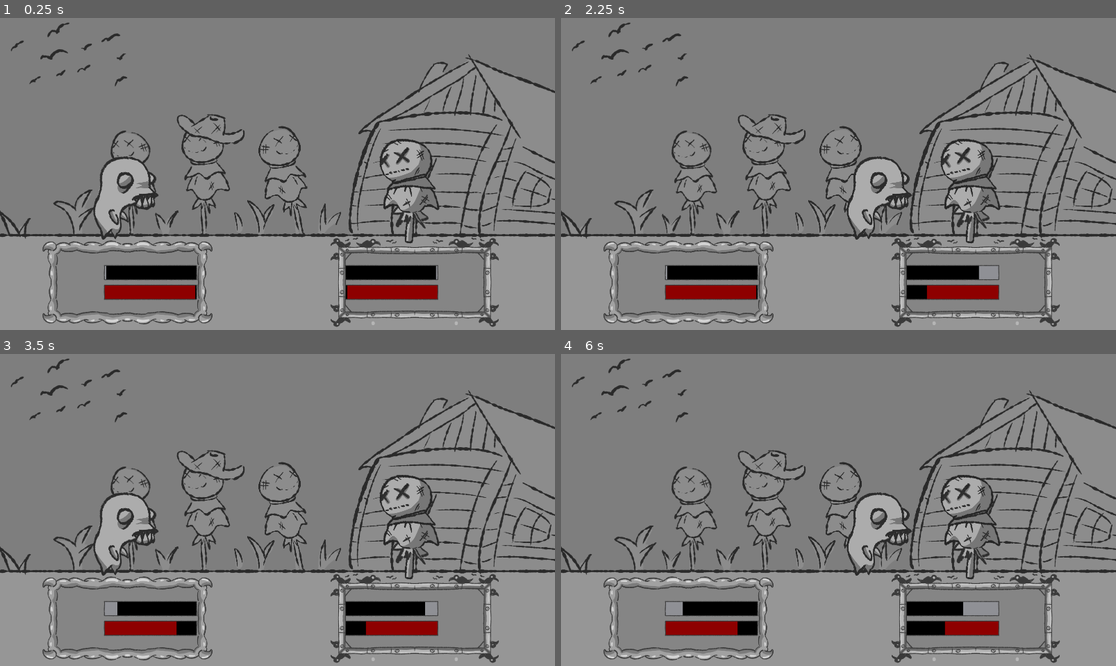
Above: before the commit, frames 1-4 (two rows, left to right).
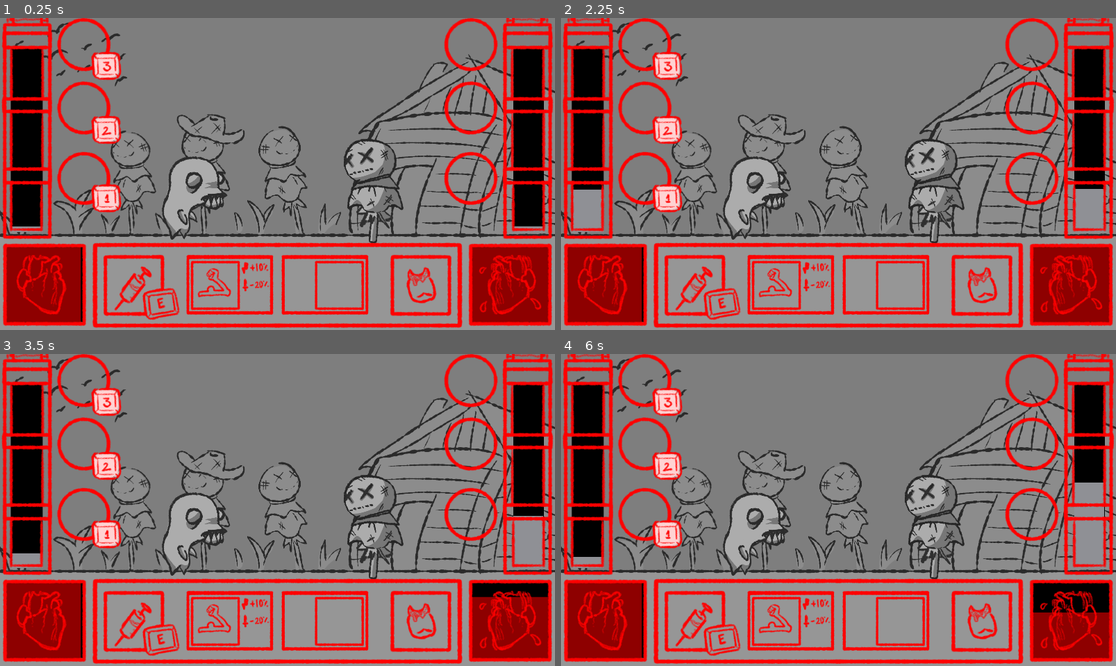
Above: after the commit, the same moments.

Repository: kolbasausage/HOMUNCULUS-FIGHT
Game: Godot game, scene res://Fight scene.tscn
Two runs of this game, one before a commit and one after it. Both use one fixed random seed, a clock stepped at 60 frames per second and the inputs below.
Inputs:
- Up to frame 1 (0.25 s): no input
- Up to frame 2 (2.25 s): tap Enter at 0.5 s; hold Right (ui_right) 0.53-1.28 s; tap 1 (Ability_1, bound only after the commit) at 0.6 s; tap 2 (Ability_2, bound only after the commit) at 0.8, 1.35 s; hold Left (ui_left) 1.28-2.03 s; tap 3 (Ability_3, bound only after the commit) at 1.55, 2.1 s; hold Right (ui_right) from 2.03 s (still down)
- Up to frame 3 (3.5 s): tap 1 (Ability_1, bound only after the commit) at 2.3, 2.85 s; release Right (ui_right) at 2.78 s; hold Up (ui_up) from 2.78 s (still down); tap 2 (Ability_2, bound only after the commit) at 3.05 s
- Up to frame 4 (6 s): release Up (ui_up) at 3.53 s; hold Left (ui_left) 3.53-5.78 s; tap 2 (Ability_2, bound only after the commit) at 3.6, 5.3, 5.85 s; tap 3 (Ability_3, bound only after the commit) at 3.8, 4.35 s; tap 1 (Ability_1, bound only after the commit) at 4.55, 5.1 s; tap Space at 5 s; tap Enter at 5.75 s; hold Right (ui_right) from 5.78 s (still down)

The runs differ from the first frame. In frame 1, 38% of the frame differs, in the area x 0-100%, y 0-100%; in frame 2, 37%; in frame 3, 37%; in frame 4, 37%.

Commit message:
added new scripts and assets

Diff:
--- a/Fight scene.tscn
+++ b/Fight scene.tscn
@@ -1,5 +1,6 @@
 [gd_scene format=3 uid="uid://ctpp224yw2jvk"]
 
+[ext_resource type="Script" uid="uid://b1e4iwnakey5u" path="res://fight_scene.gd" id="1_63e0v"]
 [ext_resource type="Texture2D" uid="uid://bg180lmsfc57w" path="res://lighter-solid-grey-background-lg6bup60ibh9mpel.jpg" id="1_trxqc"]
 [ext_resource type="Texture2D" uid="uid://dc7m388bj45xj" path="res://Background test FARM.png" id="2_qdl6u"]
 [ext_resource type="Texture2D" uid="uid://bj14mbn3nuifn" path="res://random dude.png" id="3_yudn3"]
@@ -12,6 +13,7 @@
 [ext_resource type="Script" uid="uid://baymd8y8r4jp3" path="res://enemy_hp_bar.gd" id="9_qdl6u"]
 [ext_resource type="Texture2D" uid="uid://cjn5v85wjenqv" path="res://panel 1.png" id="11_wu0ve"]
 [ext_resource type="Texture2D" uid="uid://berlula641y3b" path="res://panel scarecrow.png" id="12_6soco"]
+[ext_resource type="Texture2D" uid="uid://2553ym8va2jj" path="res://overlay.png" id="13_b7lpp"]
 
 [sub_resource type="RectangleShape2D" id="RectangleShape2D_7sl15"]
 size = Vector2(1155.5, 166)
@@ -32,6 +34,7 @@
 
 [node name="Node2D" type="Node2D" unique_id=382972580]
 scale = Vector2(1.664222, 1.664222)
+script = ExtResource("1_63e0v")
 
 [node name="Greybox" type="Sprite2D" parent="." unique_id=1737828216]
 position = Vector2(577, 565)
@@ -51,11 +54,11 @@
 texture = ExtResource("2_qdl6u")
 
 [node name="Player" type="Sprite2D" parent="." unique_id=175160999 node_paths=PackedStringArray("enemy_hp_bar")]
-position = Vector2(262, 373.00003)
+position = Vector2(404.99408, 373.00003)
 scale = Vector2(0.37103176, 0.3773809)
 texture = ExtResource("3_yudn3")
 script = ExtResource("4_unus2")
-enemy_hp_bar = NodePath("../EnemyEnergyBar/EnemyHPBar")
+enemy_hp_bar = NodePath("../EnemyHPBar")
 
 [node name="CharacterBody2D" type="CharacterBody2D" parent="Player" unique_id=175865194]
 position = Vector2(1840.8127, -2.6499023)
@@ -67,11 +70,11 @@
 shape = SubResource("RectangleShape2D_81wyk")
 
 [node name="Enemy" type="Sprite2D" parent="." unique_id=1807806464 node_paths=PackedStringArray("player_hp_bar")]
-position = Vector2(845.00006, 359.92798)
+position = Vector2(770.3299, 359.92798)
 scale = Vector2(0.48, 0.47908443)
 texture = ExtResource("6_wu0ve")
 script = ExtResource("7_x1xbu")
-player_hp_bar = NodePath("../PlayerEnergyBar/PlayerHPBar")
+player_hp_bar = NodePath("../PlayerHPBar")
 
 [node name="CharacterBody2D2" type="CharacterBody2D" parent="Enemy" unique_id=396969706]
 position = Vector2(0.00024414063, 0)
@@ -84,21 +87,25 @@
 shape = SubResource("RectangleShape2D_yudn3")
 
 [node name="PlayerEnergyBar" type="TextureProgressBar" parent="." unique_id=1277075371]
-offset_left = 215.00002
-offset_top = 513.0
-offset_right = 1273.0
-offset_bottom = 1153.0
-scale = Vector2(0.18574072, 0.05365717)
+offset_left = 88.93044
+offset_top = 60.689026
+offset_right = 1146.9304
+offset_bottom = 700.689
+rotation = -3.1415927
+scale = Vector2(0.063161515, -0.600292)
+fill_mode = 3
 texture_under = SubResource("GradientTexture2D_x1xbu")
 texture_progress = ExtResource("1_trxqc")
 script = ExtResource("6_unus2")
 metadata/_edit_use_anchors_ = true
 
-[node name="PlayerHPBar" type="TextureProgressBar" parent="PlayerEnergyBar" unique_id=1988750124]
-layout_mode = 0
-offset_top = 764.1109
-offset_right = 1058.0
-offset_bottom = 1404.1108
+[node name="PlayerHPBar" type="TextureProgressBar" parent="." unique_id=1988750124]
+offset_left = 12.618508
+offset_top = 473.4945
+offset_right = 1070.6185
+offset_bottom = 1113.4946
+scale = Vector2(0.15134162, 0.25267112)
+fill_mode = 3
 texture_under = SubResource("GradientTexture2D_x1xbu")
 texture_progress = ExtResource("1_trxqc")
 tint_progress = Color(0.99607843, 0, 0, 1)
@@ -106,23 +113,25 @@
 metadata/_edit_use_anchors_ = true
 
 [node name="EnemyEnergyBar" type="TextureProgressBar" parent="." unique_id=2025529345]
-offset_left = 912.00006
-offset_top = 513.0
-offset_right = 1970.0
-offset_bottom = 1153.0001
-scale = Vector2(-0.185, 0.053)
+offset_left = 1066.5645
+offset_top = 58.88637
+offset_right = 2124.5645
+offset_bottom = 698.8865
+rotation = -3.1415927
+scale = Vector2(-0.060458846, -0.60281146)
+fill_mode = 3
 texture_under = SubResource("GradientTexture2D_x1xbu")
 texture_progress = ExtResource("1_trxqc")
 script = ExtResource("7_08trx")
 metadata/_edit_use_anchors_ = true
 
-[node name="EnemyHPBar" type="TextureProgressBar" parent="EnemyEnergyBar" unique_id=1269053381]
-layout_mode = 0
-offset_left = 0.000104904175
-offset_top = 751.14575
-offset_right = 1058.0001
-offset_bottom = 1391.1458
-scale = Vector2(1.0007827, 1)
+[node name="EnemyHPBar" type="TextureProgressBar" parent="." unique_id=1269053381]
+offset_left = 978.83575
+offset_top = 472.29276
+offset_right = 2036.8357
+offset_bottom = 1112.2928
+scale = Vector2(0.1575008, 0.25767034)
+fill_mode = 3
 texture_under = SubResource("GradientTexture2D_x1xbu")
 texture_progress = ExtResource("1_trxqc")
 tint_progress = Color(0.99607843, 0, 0, 1)
@@ -130,11 +139,18 @@
 metadata/_edit_use_anchors_ = true
 
 [node name="Panel1" type="Sprite2D" parent="." unique_id=2058987691]
+visible = false
 position = Vector2(265, 550)
 scale = Vector2(0.37407994, 0.37407994)
 texture = ExtResource("11_wu0ve")
 
 [node name="Panel2" type="Sprite2D" parent="." unique_id=607078499]
+visible = false
 position = Vector2(861.9999, 550)
 scale = Vector2(-0.374, 0.374)
 texture = ExtResource("12_6soco")
+
+[node name="Overlay" type="Sprite2D" parent="." unique_id=461602190]
+position = Vector2(576.668, 322.072)
+scale = Vector2(0.605, 0.605)
+texture = ExtResource("13_b7lpp")
--- a/enemy.gd
+++ b/enemy.gd
@@ -19,6 +19,8 @@
 		try_attack()
 
 func try_attack():
+	if get_parent().battle_busy:
+		return
 	if energy_bar.has_enough(20):
 		attack()
 		energy_bar.energy -= 20  #reduce energy by 20
@@ -28,7 +30,7 @@
 func squish():
 	scale = original_scale * Vector2(1.2, 0.8)
 
-	var timer = get_tree().create_timer(0.1)
+	var timer = get_tree().create_timer(0.3)
 	timer.timeout.connect(_on_squish_finished)
 
 func _on_squish_finished():
@@ -43,8 +45,8 @@
 func attack_move():
 	var original_pos = position #Original position
 
-	position += Vector2(-400, 0) #Position the enemy sprite moves to the left
+	position += Vector2(-200, 0) #Position the enemy sprite moves to the left
 
-	await get_tree().create_timer(0.2).timeout #Timer 0.2 seconds
+	await get_tree().create_timer(0.7).timeout #Timer 0.2 seconds
 
 	position = original_pos #Return to original position of the sprite
--- a/enemyenergy.gd
+++ b/enemyenergy.gd
@@ -9,6 +9,8 @@
 	value = energy
 
 func _process(delta: float) -> void:
+	if get_parent().battle_busy:
+		return
 	energy += energy_speed * delta
 	energy = clamp(energy, min_value, max_value)
 	value = energy
--- a/energy.gd
+++ b/energy.gd
@@ -9,6 +9,8 @@
 	value = energy
 
 func _process(delta: float) -> void:
+	if get_parent().battle_busy:
+		return
 	energy += energy_speed * delta
 	energy = clamp(energy, min_value, max_value)
 	value = energy
--- /dev/null
+++ b/fight_scene.gd
@@ -0,0 +1,12 @@
+extends Node2D
+
+var battle_busy = false #Pauses the battle so enemy and player don't attack at the same time.
+
+# Called when the node enters the scene tree for the first time.
+func _ready() -> void:
+	pass # Replace with function body.
+
+
+# Called every frame. 'delta' is the elapsed time since the previous frame.
+func _process(delta: float) -> void:
+	pass
--- a/player.gd
+++ b/player.gd
@@ -8,14 +8,12 @@
 
 func _ready():
 	original_scale = scale
-
 #Attack when theres enough energy
-# PLAYER SCRIPT
-# Add these new functions anywhere below try_attack()
-
 func try_attack():
+	if get_parent().battle_busy: #If enemy is attacking you can't attack
+		return
 	# Basic attack on Right Arrow (20 energy)
-	if Input.is_action_just_pressed("ui_right"):
+	if Input.is_action_just_pressed("Ability_1"):
 		if energy_bar.has_enough(20):
 			attack()
 			energy_bar.energy -= 20
@@ -23,7 +21,7 @@
 			print("Not enough energy")
 
 	# Heal on Up Arrow (50 energy)
-	if Input.is_action_just_pressed("ui_up"):
+	if Input.is_action_just_pressed("Ability_2"):
 		if energy_bar.has_enough(50):
 			heal()
 			energy_bar.energy -= 50
@@ -31,7 +29,7 @@
 			print("Not enough energy to heal")
 
 	# Ultimate on Left Arrow (90 energy)
-	if Input.is_action_just_pressed("ui_left"):
+	if Input.is_action_just_pressed("Ability_3"):
 		if energy_bar.has_enough(90):
 			ultimate()
 			energy_bar.energy -= 90
@@ -46,40 +44,45 @@
 
 # New ability: Heal
 func heal():
+	get_parent().battle_busy = true
 	print("Player heals!")
 	# Assuming your HP bar has a heal(amount) function
-	$"../PlayerEnergyBar/PlayerHPBar".heal(50)
+	$"../PlayerHPBar".heal(50)
 	squish()
-
+	get_parent().battle_busy = false
 
 # New ability: Ultimate
 func ultimate():
+	get_parent().battle_busy = true
 	print("PLAYER ULTIMATE!")
 	enemy_hp_bar.take_damage(60)
 	squish()
 	await attack_move()
+	get_parent().battle_busy = false
 
 #Squish effect when the homunculus attacks
 func squish():
 	scale = original_scale * Vector2(1.2, 0.8)
 
-	var timer = get_tree().create_timer(0.1)
+	var timer = get_tree().create_timer(0.3)
 	timer.timeout.connect(_on_squish_finished) #Timer that resets back to his original scale after 0.1 sec
 
 func _on_squish_finished():
 	scale = original_scale #Reset back function
 
 func attack():
+	get_parent().battle_busy = true #Tells the game that player is attacking therefore pauses it
 	print("Player attacks!") #Just to make sure the attack registered
 	enemy_hp_bar.take_damage(20) #deals 20 damage to enemy
 	squish() #Squish effect when attack func happens
 	await attack_move()
+	get_parent().battle_busy = false #Tells the game the action is over
 
 func attack_move():
 	var original_pos = position #Variable of original position
 
-	position += Vector2(400, 0)  # Move right to make it look like Homunculus attacks close range
+	position += Vector2(200, 0)  # Move right to make it look like Homunculus attacks close range
 
-	await get_tree().create_timer(0.2).timeout #Timer 0.2 seconds before sprite moves back
+	await get_tree().create_timer(0.7).timeout #Timer 0.2 seconds before sprite moves back
 
 	position = original_pos #Return to original position
--- a/project.godot
+++ b/project.godot
@@ -20,6 +20,24 @@
 window/size/viewport_width=1920
 window/size/viewport_height=1080
 
+[input]
+
+Ability_1={
+"deadzone": 0.2,
+"events": [Object(InputEventKey,"resource_local_to_scene":false,"resource_name":"","device":-1,"window_id":0,"alt_pressed":false,"shift_pressed":false,"ctrl_pressed":false,"meta_pressed":false,"pressed":false,"keycode":0,"physical_keycode":49,"key_label":0,"unicode":49,"location":0,"echo":false,"script":null)
+]
+}
+Ability_2={
+"deadzone": 0.2,
+"events": [Object(InputEventKey,"resource_local_to_scene":false,"resource_name":"","device":-1,"window_id":0,"alt_pressed":false,"shift_pressed":false,"ctrl_pressed":false,"meta_pressed":false,"pressed":false,"keycode":0,"physical_keycode":50,"key_label":0,"unicode":50,"location":0,"echo":false,"script":null)
+]
+}
+Ability_3={
+"deadzone": 0.2,
+"events": [Object(InputEventKey,"resource_local_to_scene":false,"resource_name":"","device":-1,"window_id":0,"alt_pressed":false,"shift_pressed":false,"ctrl_pressed":false,"meta_pressed":false,"pressed":false,"keycode":0,"physical_keycode":51,"key_label":0,"unicode":51,"location":0,"echo":false,"script":null)
+]
+}
+
 [physics]
 
 3d/physics_engine="Jolt Physics"
Not shown, added: fight_scene.gd.uid
Binary file added: overlay.png
Not shown, added: overlay.png.import
